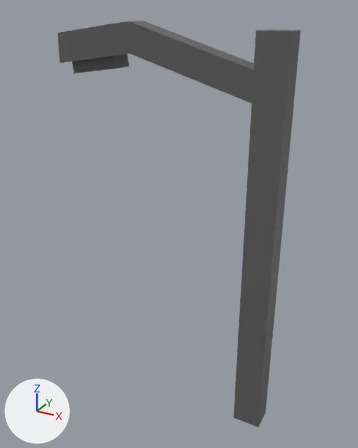
The FBX model Assets/_art/StreetProps/Light.fbx as it was, and as the next commit left it.
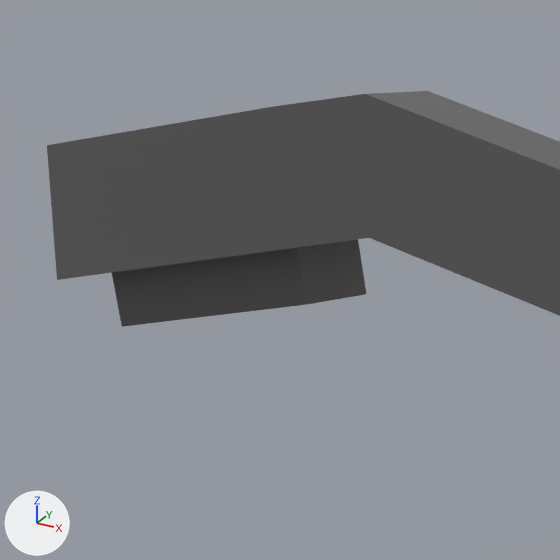
Each version is shown whole from a 50 mm lens placed at (0.462, -1.34, 1.39), pointed at (-0.285, 0.019, 0.711), then close up on the part from 13% to 48% of the width and 0% to 28% of the height. Arrows for +X, +Y and +Z are at lower left; the lights stay in place. Where no turn or scale is listed for an object, it has been applied to the vertices.

Before the edit, the objects in view are built like this:
```python
me_mesh = bpy.data.meshes.new('Mesh')
me_mesh.from_pydata(...)  # 68 vertices, 66 faces; spans x -0.684..0.048, y -0.085..0.041, z 0.0..1.348
me_mesh.materials.append(mat_pasted__lambert8)  # dark grey #605f5f
ob_pasted__pcube9 = bpy.data.objects.new('pasted__pCube9', me_mesh)
ob_pasted__pcube9.location = (0.0152, 0.0131, 0.0021)
```
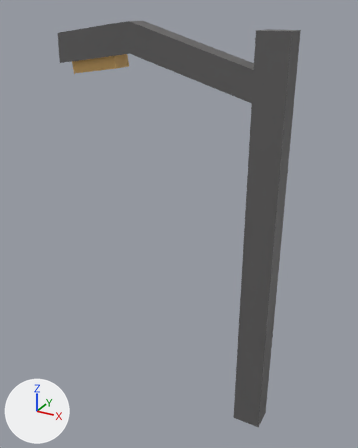
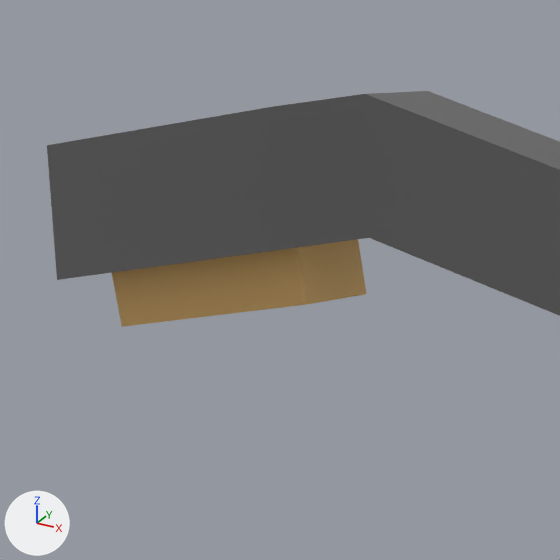
The change, as a diff of the scene's bpy script:
```diff
--- a/Assets/_art/StreetProps/Light.fbx.py
+++ b/Assets/_art/StreetProps/Light.fbx.py
@@ mat_lambert2 @@
+mat_lambert2 = principled_material('lambert2')
+mat_lambert2.base_color = (0.807, 0.497, 0.171)  # orange #e8bb73
@@ me_mesh @@
 me_mesh.from_pydata(...)  # 68 vertices, 66 faces; spans x -0.684..0.048, y -0.085..0.041, z 0.0..1.348
 # used by ob_pasted__pcube9; location = (0.0152, 0.0131, 0.0021)
+# me_mesh part 1: all 5 faces centred in x -0.65..-0.489, y -0.06..0.013, z 1.202..1.232 switch from mat_pasted__lambert8 (dark grey #605f5f) to mat_lambert2 (orange #e8bb73)
```

Location of each change, [x1, y1, x2, y2] in pixels of the close-ups (560 x 560 px):
part 1 of me_mesh, recoloured: [112, 239, 366, 327] in both
